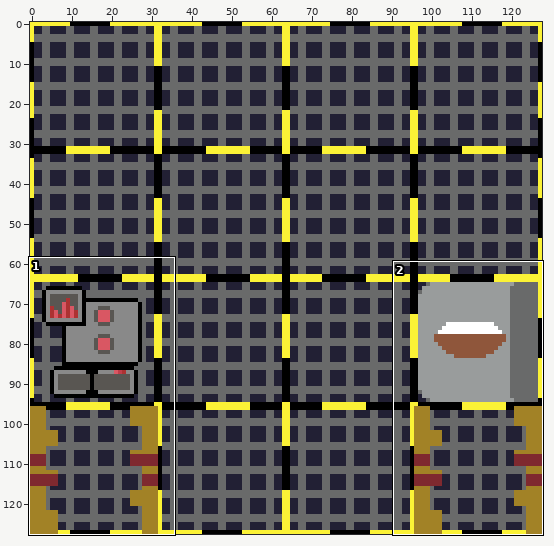
Pixel-art file: pets/space_pet_14/spacestationbackground.ase. Above: a wide view before the commit, with the close-up outlined.
Close-up. Before the edit:
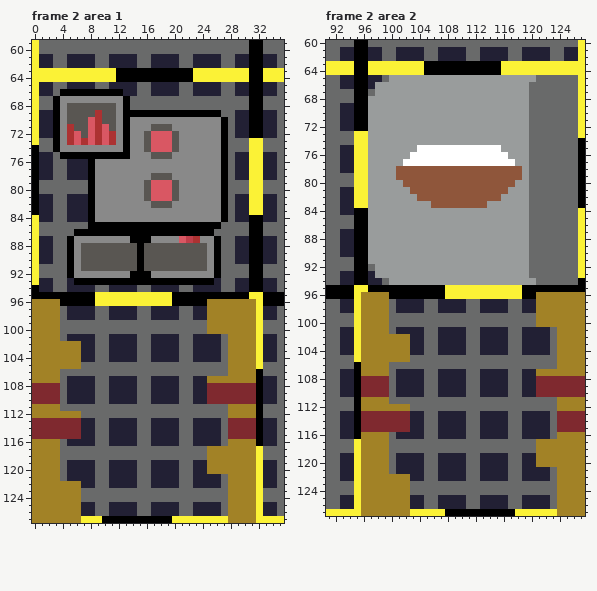
128x128 pixels, 2 frames. Colours within 5 levels of each other are drawn and written as one. Shown: frame 2 area 1: x 0..35, y 59..127; frame 2 area 2: x 91..127, y 60..127. The commit also changed other frames or places, which this record leaves out.
Once edited:
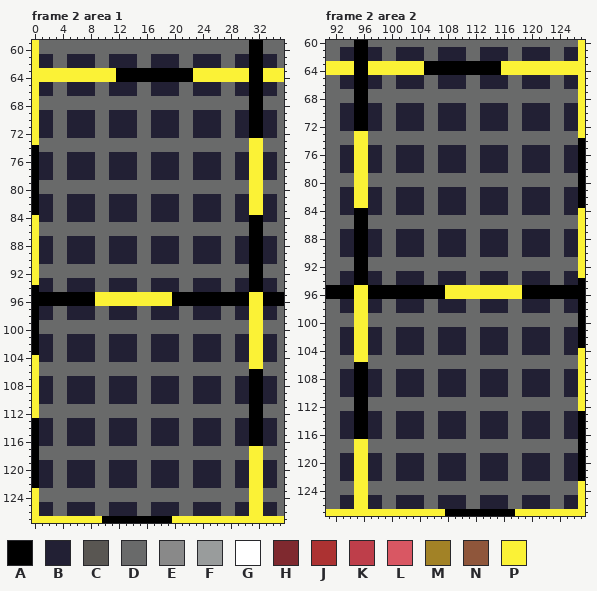
Palette (. is transparent): A #000000  B #222034  C #595652  D #696a6a  E #898989  F #999c9c  G #ffffff  H #7f292f  J #ac3232  K #be3e4a  L #d95763  M #a28226  N #8f563b  P #fbf236
The exact change:
layer "game elements/food" now hidden
layer "game elements/door2" now hidden
layer "game elements/door1" now hidden
layer "game elements/AME" now hidden
Changed rows in their new state; - is an unchanged pixel.
Frame 2 area 1:
first column x 0:
 66 ----DBBBBDDBB-------------------
 67 ---DDDDDDDDDDD------------------
 68 ---DDDDDDDDDDD------------------
 69 ---DDBBBBDDBBBBDDBBBBDDBBBB-----
 70 ---DDBBBBDDBBBBDDBBBBDDBBBBD----
 71 ---DDBBBBDDBBBBDDBBBBDDBBBBD----
 72 ---DDBBBBDDBBBBDDBBBBDDBBBBD----
 73 ---DDDDDDDDDDDDDDDDDDDDDDDDD----
 74 ---DDDDDDDDDDDDDDDDDDDDDDDDD----
 75 ----DBBBBDDBBBBDDBBBBDDBBBBD----
 76 --------BDDBBBBDDBBBBDDBBBBD----
 77 --------BDDBBBBDDBBBBDDBBBBD----
 78 --------BDDBBBBDDBBBBDDBBBBD----
 79 --------DDDDDDDDDDDDDDDDDDDD----
 80 --------DDDDDDDDDDDDDDDDDDDD----
 81 --------BDDBBBBDDBBBBDDBBBBD----
 82 --------BDDBBBBDDBBBBDDBBBBD----
 83 --------BDDBBBBDDBBBBDDBBBBD----
 84 --------BDDBBBBDDBBBBDDBBBBD----
 85 --------DDDDDDDDDDDDDDDDDDD-----
 86 ------DDDDDDDDDDDDDDDDDDDD------
 87 -----BBBBDDBBBBDDBBBBDDBBBB-----
 88 -----BBBBDDBBBBDDBBBBDDBBBB-----
 89 -----BBBBDDBBBBDDBBBBDDBBBB-----
 90 -----BBBBDDBBBBDDBBBBDDBBBB-----
 91 -----DDDDDDDDDDDDDDDDDDDDDD-----
 92 -----DDDDDDDDDDDDDDDDDDDDDD-----
 93 ------BBBDDBBBBDDBBBBDDBBB------
 96 AAAA---------------------AAAAAAP
 97 ABBD---------------------BBDDBBP
 98 ABBD---------------------BBDDBBP
 99 ADDD---------------------DDDDDDP
100 ADDD---------------------DDDDDDP
101 ABBD------------------------DBBP
102 ABBDDBB---------------------DBBP
103 ABBDDBB---------------------DBBP
104 PBBDDBB---------------------DBBP
105 PDDDDDD---------------------DDDP
106 PDDD------------------------DDDA
107 PBBD---------------------BBDDBBA
108 PBBD---------------------BBDDBBA
109 PBBD---------------------BBDDBBA
110 PBBD---------------------BBDDBBA
111 PDDD------------------------DDDA
112 PDDDDDD---------------------DDDA
113 ABBDDBB---------------------DBBA
114 ABBDDBB---------------------DBBA
115 ABBDDBB---------------------DBBA
116 ABBD------------------------DBBA
117 ADDD---------------------DDDDDDP
118 ADDD---------------------DDDDDDP
119 ABBD---------------------BBDDBBP
120 ABBD---------------------BBDDBBP
121 ABBD------------------------DBBP
122 ABBDDBB---------------------DBBP
123 PDDDDDD---------------------DDDP
124 PDDDDDD---------------------DDDP
125 PBBDDBB---------------------DBBP
126 PBBDDBB---------------------DBBP
127 PPPPPPP---------------------PPPP
Frame 2 area 2:
first column x 96:
 65 ----DBBBBDDBBBBDDBBBBDDBBBB--BB-
 66 --BDDBBBBDDBBBBDDBBBBDDBBBB--BB-
 67 --DDDDDDDDDDDDDDDDDDDDDD--------
 68 -DDDDDDDDDDDDDDDDDDDDDDD--------
 69 -BBDDBBBBDDBBBBDDBBBBDDBBBB--BB-
 70 -BBDDBBBBDDBBBBDDBBBBDDBBBB--BB-
 71 -BBDDBBBBDDBBBBDDBBBBDDBBBB--BB-
 72 -BBDDBBBBDDBBBBDDBBBBDDBBBB--BB-
 73 -DDDDDDDDDDDDDDDDDDDDDDD--------
 74 -DDDDDDDDDDDDDDDDDDDDDDD--------
 75 -BBDDBBBBDDBBBBDDBBBBDDBBBB--BB-
 76 -BBDDBBBBDDBBBBDDBBBBDDBBBB--BB-
 77 -BBDDBBBBDDBBBBDDBBBBDDBBBB--BB-
 78 -BBDDBBBBDDBBBBDDBBBBDDBBBB--BB-
 79 -DDDDDDDDDDDDDDDDDDDDDDD--------
 80 -DDDDDDDDDDDDDDDDDDDDDDD--------
 81 -BBDDBBBBDDBBBBDDBBBBDDBBBB--BB-
 82 -BBDDBBBBDDBBBBDDBBBBDDBBBB--BB-
 83 -BBDDBBBBDDBBBBDDBBBBDDBBBB--BB-
 84 -BBDDBBBBDDBBBBDDBBBBDDBBBB--BB-
 85 -DDDDDDDDDDDDDDDDDDDDDDD--------
 86 -DDDDDDDDDDDDDDDDDDDDDDD--------
 87 -BBDDBBBBDDBBBBDDBBBBDDBBBB--BB-
 88 -BBDDBBBBDDBBBBDDBBBBDDBBBB--BB-
 89 -BBDDBBBBDDBBBBDDBBBBDDBBBB--BB-
 90 -BBDDBBBBDDBBBBDDBBBBDDBBBB--BB-
 91 -DDDDDDDDDDDDDDDDDDDDDDD--------
 92 --DDDDDDDDDDDDDDDDDDDDDD--------
 93 --BDDBBBBDDBBBBDDBBBBDDBBBB--BB-
 94 ----DBBBBDDBBBBDDBBBBDDBBBB--BB-
 96 PAAA---------------------AAAAAAA
 97 PBBD---------------------BBDDBBA
 98 PBBD---------------------BBDDBBA
 99 PDDD---------------------DDDDDDA
100 PDDD---------------------DDDDDDA
101 PBBD------------------------DBBA
102 PBBDDBB---------------------DBBA
103 PBBDDBB---------------------DBBA
104 PBBDDBB---------------------DBBP
105 PDDDDDD---------------------DDDP
106 ADDD------------------------DDDP
107 ABBD---------------------BBDDBBP
108 ABBD---------------------BBDDBBP
109 ABBD---------------------BBDDBBP
110 ABBD---------------------BBDDBBP
111 ADDD------------------------DDDP
112 ADDDDDD---------------------DDDP
113 ABBDDBB---------------------DBBA
114 ABBDDBB---------------------DBBA
115 ABBDDBB---------------------DBBA
116 ABBD------------------------DBBA
117 PDDD---------------------DDDDDDA
118 PDDD---------------------DDDDDDA
119 PBBD---------------------BBDDBBA
120 PBBD---------------------BBDDBBA
121 PBBD------------------------DBBA
122 PBBDDBB---------------------DBBA
123 PDDDDDD---------------------DDDP
124 PDDDDDD---------------------DDDP
125 PBBDDBB---------------------DBBP
126 PBBDDBB---------------------DBBP
127 PPPPPPP---------------------PPPP
